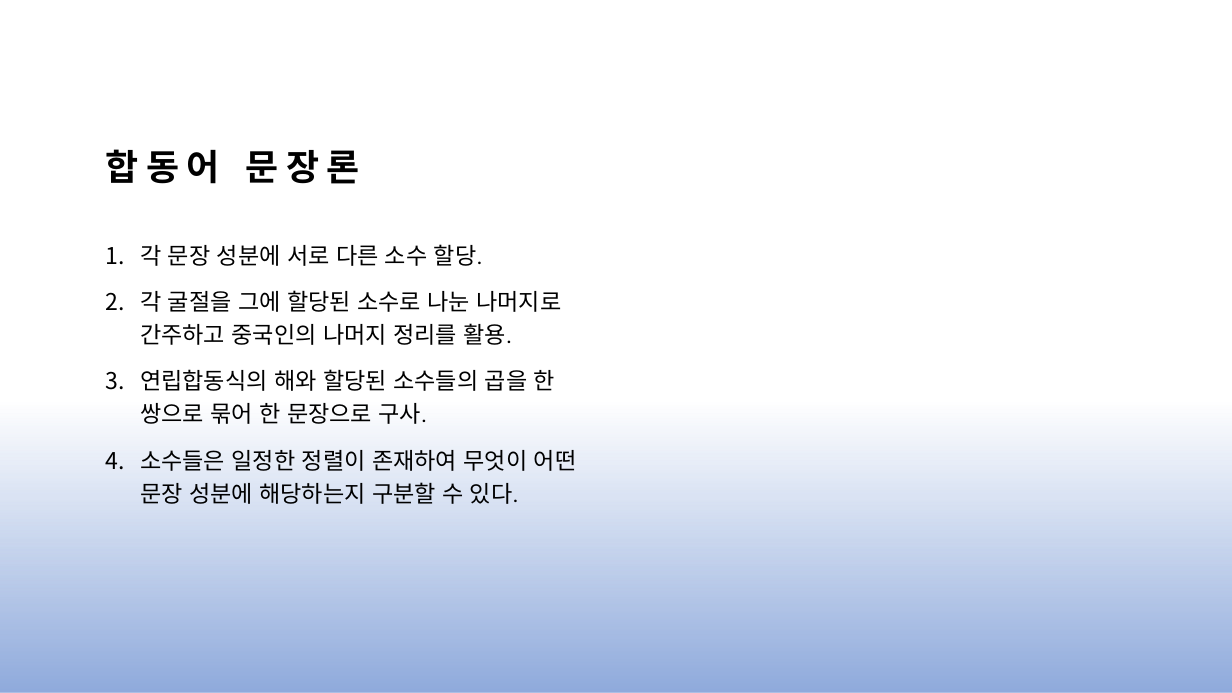
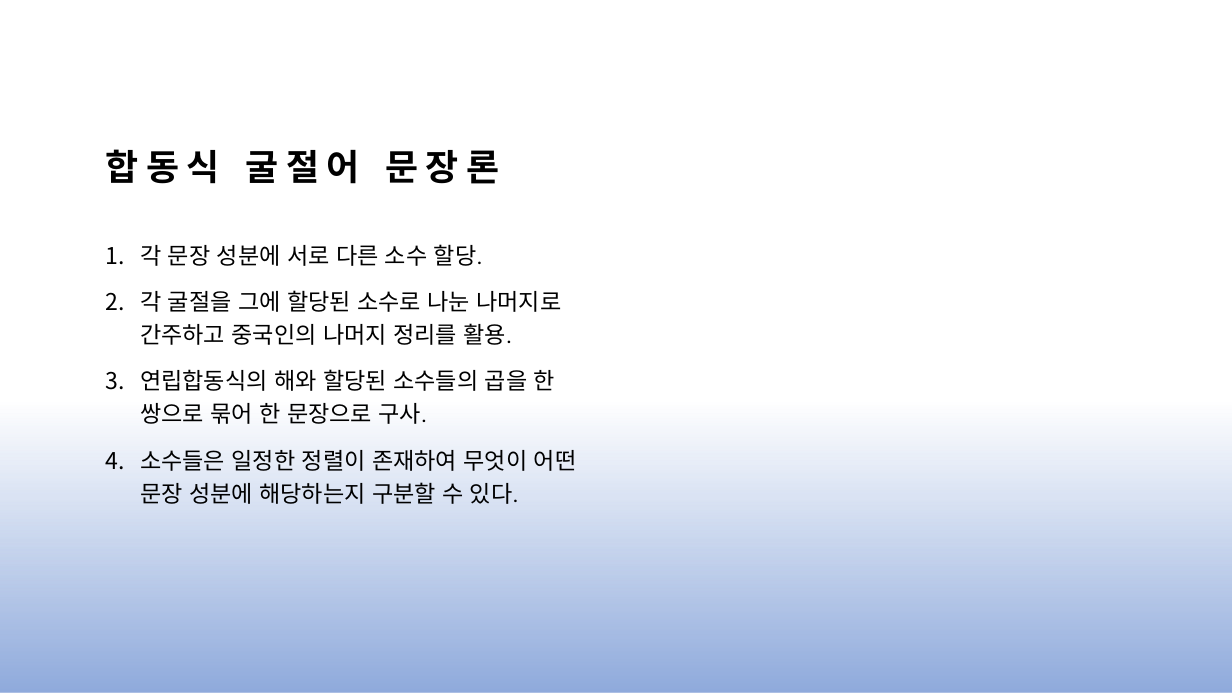
Before and after one commit to js4484821266/congrlang, a slide deck: slide 8 of congrlang.pptx (slide 7 before the commit). Drawn at 1232x693 pixels with LibreOffice and Linux fonts; fonts in the diff are those of the drawing; grey boxes stand for pictures. Boxes give left, top, right and bottom in pixels: in the first picture for what was removed or moved away, otherwise in the second. Text is boxed around its words. In the diff, an @@ line names an element or a change of style, - is before the commit and + after.

```diff
--- a/congrlang.pptx
+++ b/congrlang.pptx
@@ title at bbox=[105, 149, 499, 184]: text changed @@
-합동어 문장론
+합동식 굴절어 문장론
```
Also in this commit, not shown: 5 other slides changed, 6 slides added.
